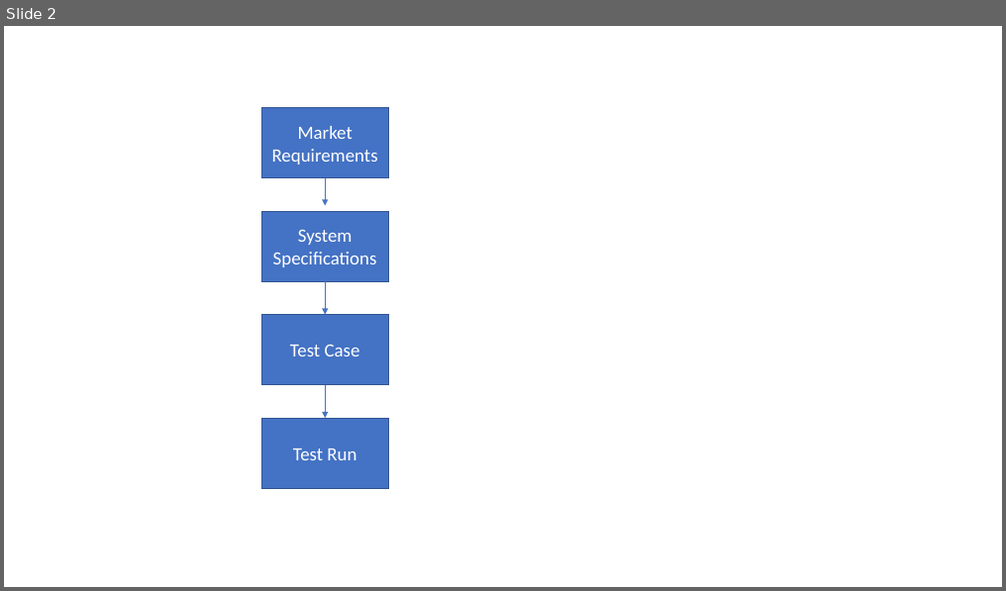
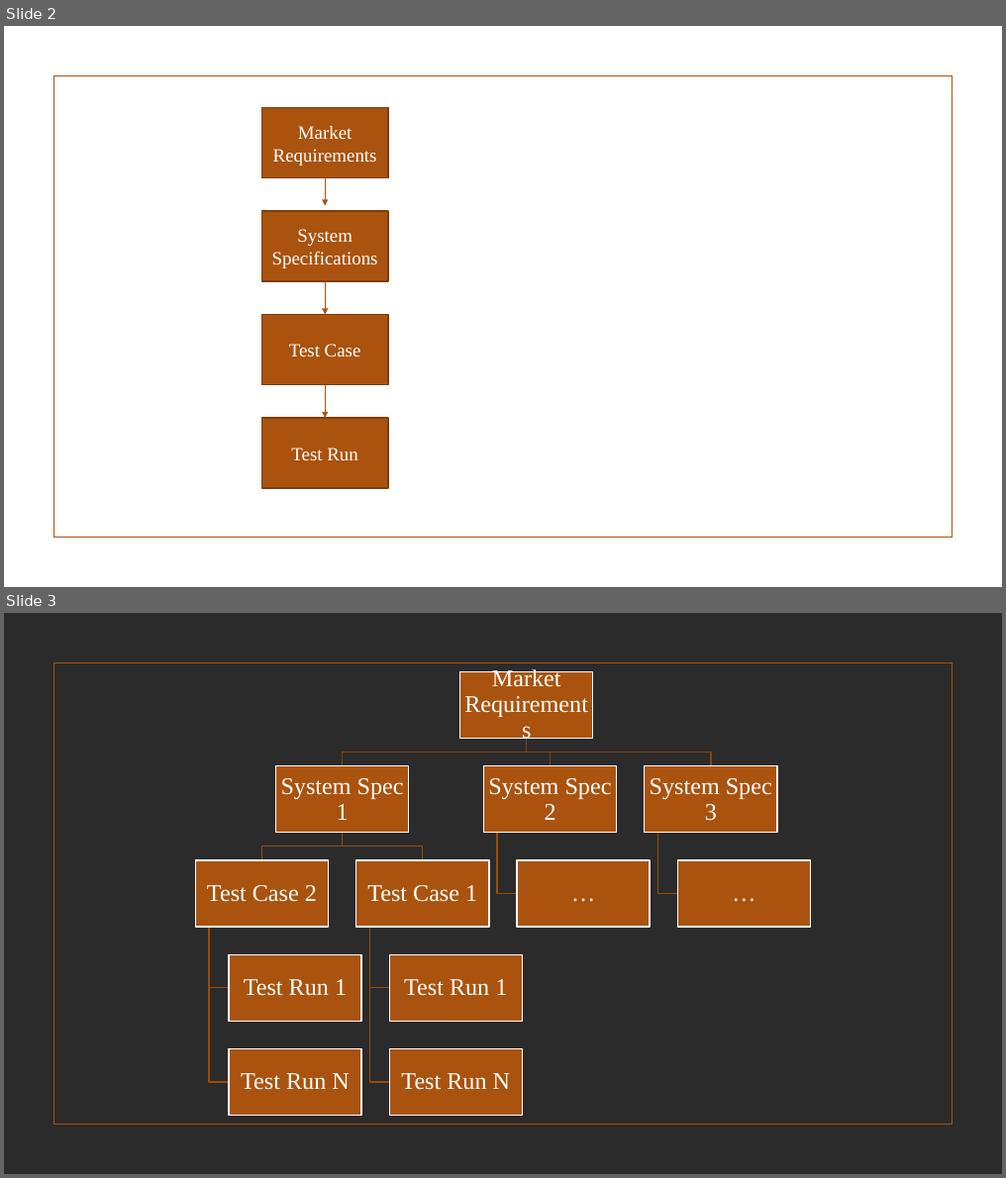
Before and after one commit to ziggle/SQLinNotepadPP, a slide deck: Traceability/Images/GraphicSource.pptx. Shown one above the other, each under a label of ours: slide 2 before the commit, slides 2 and 3 after it. The pictures are 1006x591 and 1006x1178 pixels, drawn with LibreOffice and Linux fonts; fonts in the diff are those of the drawing; background and template pictures are left out; a plain dark background stands for a picture behind light text. Boxes give left, top, right and bottom in pixels: in the first picture for what was removed or moved away, otherwise in the second. Text is boxed around its words. In the diff, an @@ line names an element or a change of style, - is before the commit and + after.

```diff
--- a/Traceability/Images/GraphicSource.pptx
+++ b/Traceability/Images/GraphicSource.pptx
@@ slide 3 added at [4, 613, 1002, 1174], background picture (left out); not listed: 1 template element that a slide beside it also shows @@
@@ group added at [196, 667, 810, 1116]: 12 rectangles, 12 texts, 11 freeform shapes @@
+Market Requirements
+System Spec 1
+Test Case 2
+Test Run 1
+Test Run N
+Test Case 1
+Test Run 1
+Test Run N
+System Spec 2
+…
+System Spec 3
+…
@@ slide 2 changed as well @@
@@ rectangle added at [54, 76, 951, 538], outline #AA530E 1.25 pt @@
@@ arrow (325, 178) - (325, 205): stroke #4472C4 0.5 pt to #AA530E 0.75 pt @@
@@ arrow (325, 281) - (325, 315): stroke #4472C4 0.5 pt to #AA530E 0.75 pt @@
@@ arrow (325, 385) - (325, 418): stroke #4472C4 0.5 pt to #AA530E 0.75 pt @@
@@ font Calibri to Times New Roman; fill #4472C4 to #AA530E; outline #325491 1 pt to #7E3D0A 1.25 pt in 4 elements at [261, 107, 388, 178], [261, 212, 388, 282], [261, 315, 388, 385], [261, 418, 388, 488] @@
```
Also in this commit, not shown: 1 other slide added, 1 slide removed, 3 other files.
